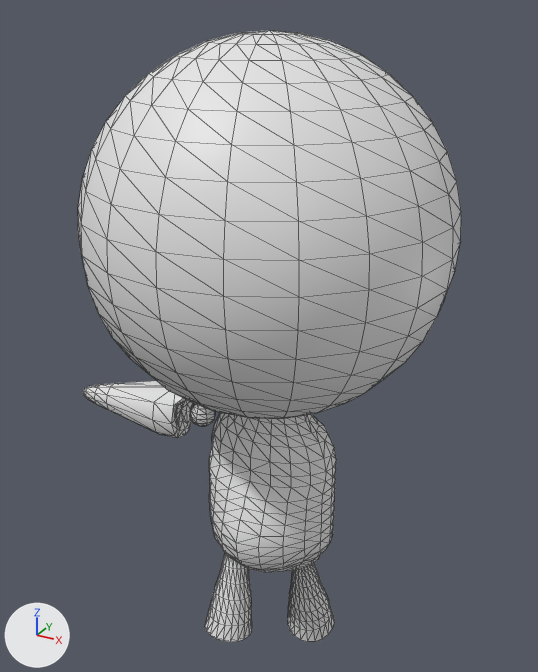
Before and after pictures for a commit that changed the OBJ model res/models/planetHead/exp_18.obj.
Camera for both pictures: a camera (50 mm lens) standing at (3.22, -5.89, 7.83) and looking at (-0.16, 0.27, 4.76). Lighting does not change. The marker at lower left points along +X, +Y and +Z. Mesh edges are drawn as thin lines. Where no turn or scale is listed for an object, it has been applied to the vertices.

In view in the first picture: 'exp_18'.
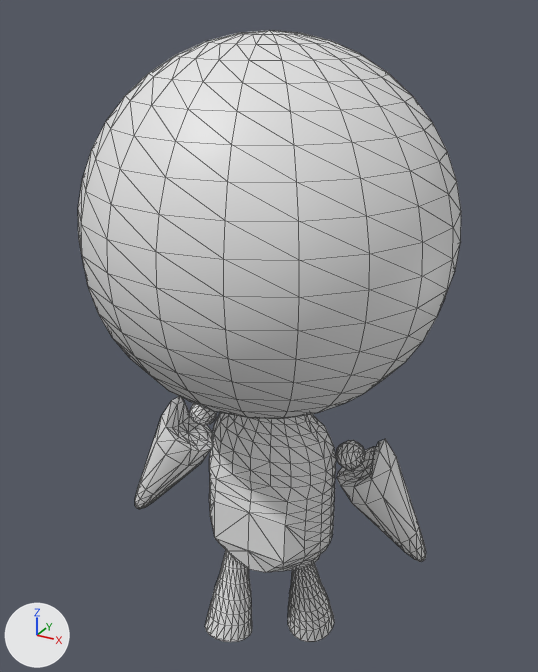
The change, as a diff of the scene's bpy script:
```diff
--- a/res/models/planetHead/exp_18.obj.py
+++ b/res/models/planetHead/exp_18.obj.py
@@ me_exp_18 @@
 # used by ob_exp_18; location = (0.0, 0.0, 0.0)
-me_exp_18.from_pydata(...)  # 1316 vertices, 2608 faces; spans x -2.41..1.72, y -1.74..1.7, z 1.08..7.67
+me_exp_18.from_pydata(...)  # 1438 vertices, 2844 faces; spans x -1.72..1.72, y -1.74..1.7, z 1.08..7.67
+# me_exp_18 part 1: the loose piece of 58 vertices spanning x -1.05..-0.76, y -0.05..0.24, z 3.59..3.89 is turned -60 degrees about the y axis through its middle, then moved by (0.01, 0.0, 0.01)
+# me_exp_18 part 2: the loose piece of 90 vertices spanning x -2.41..-0.92, y -0.29..0.37, z 3.41..4.07 is multiplied about its middle by the matrix ((0.5, -0.013, -0.866), (0.025, 1.0, 0.0), (0.866, -0.022, 0.5)), then moved by (0.4, -0.11, -0.64)
+# me_exp_18 part 3: the loose piece of 58 vertices spanning x -1.05..-0.76, y -0.05..0.24, z 3.59..3.89 is copied, and the copy is multiplied about its middle by the matrix ((-0.5, 0.013, 0.866), (-0.025, -1.0, 0.0), (0.866, -0.022, 0.5)), then moved by (1.77, -0.01, 0.01); it spans x 0.72..1.02, y -0.06..0.24, z 3.6..3.89
+# me_exp_18 part 4: the loose piece of 90 vertices spanning x -2.41..-0.92, y -0.29..0.37, z 3.41..4.07 is copied, and the copy is multiplied about its middle by the matrix ((-0.5, 0.013, 0.866), (-0.025, -1.0, 0.0), (0.866, -0.022, 0.5)), then moved by (2.91, 0.21, -0.64); it spans x 0.69..1.64, y -0.09..0.57, z 2.44..3.91
+# me_exp_18 part 5
+# 33 vertices are removed from x -0.43..0.41, y -0.7..-0.46, z 2.42..3.31
+# 88 faces are deleted
+# 7 vertices are added at x -0.29..0.29, y -0.46..-0.39, z 2.46..3.31
+# 36 new faces join them
```

Changed parts and their boxes (x1, y1, x2, y2) in the pictures (538 x 672 px; the box of a moved part takes in the faces that stretch with it):
part 1 of me_exp_18, moved or reshaped: before (190, 403, 215, 426); after (190, 403, 217, 426)
part 2 of me_exp_18, moved or reshaped: before (83, 381, 193, 438); after (135, 396, 212, 509)
part 3 of me_exp_18, added: after (336, 440, 365, 470)
part 4 of me_exp_18, added: after (337, 439, 426, 562)
part 5 of me_exp_18, cut back: (209, 474, 305, 572) in both
